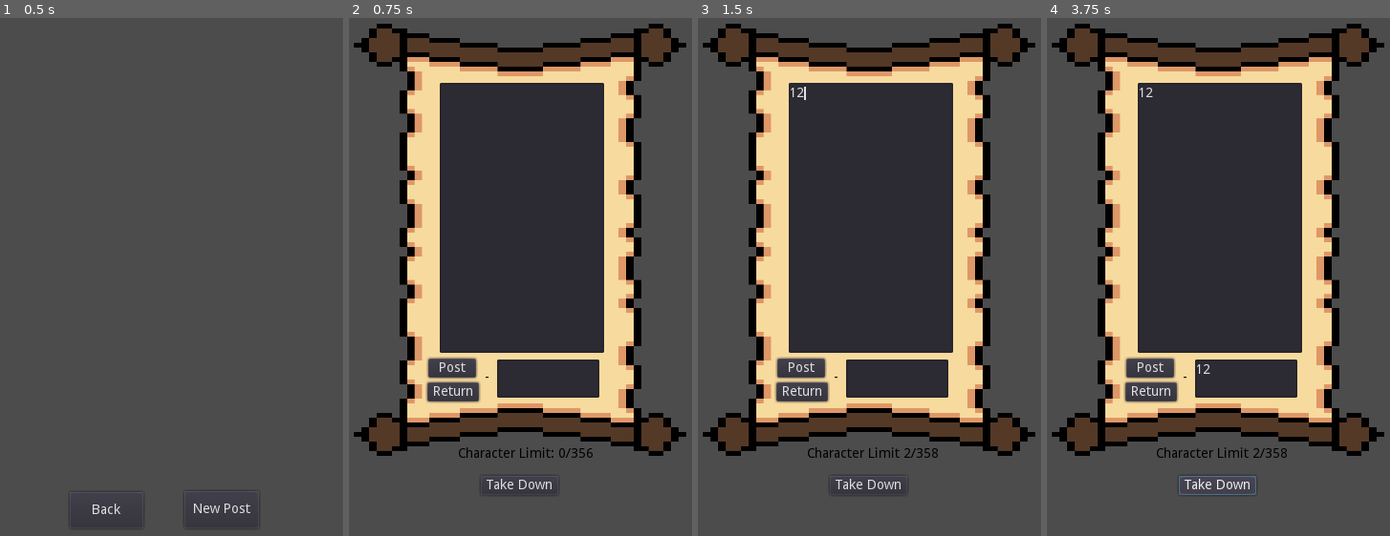
Above: before the commit, frames 1-4 (left to right).
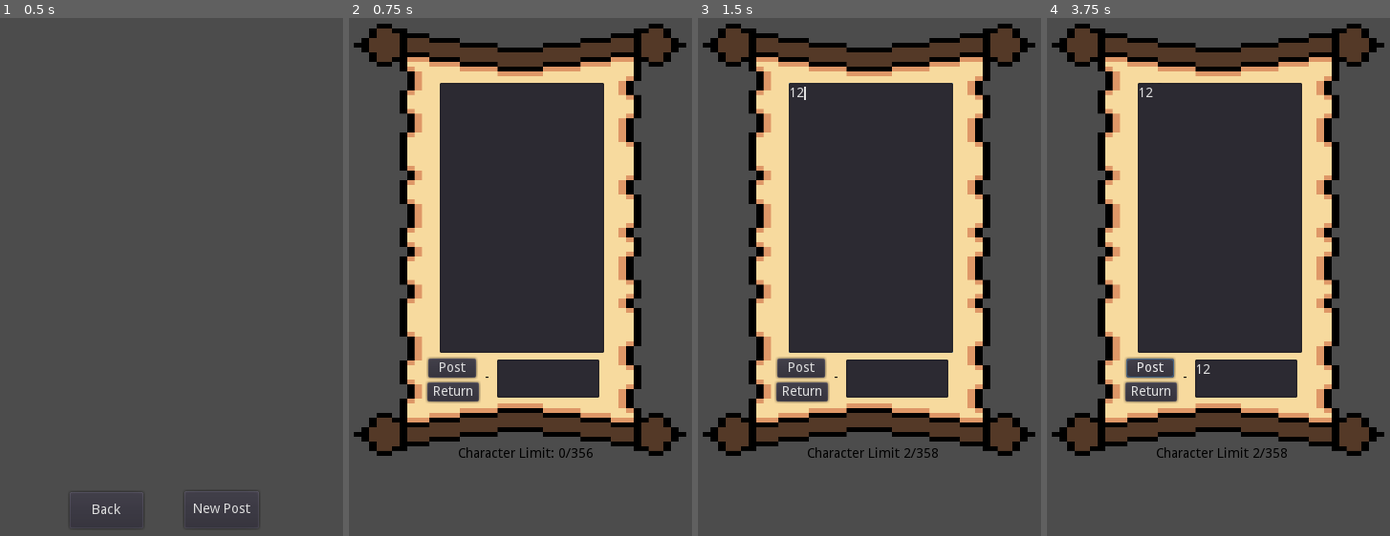
Above: after the commit, the same moments.

Repository: Bronsky91/Tavern-Talk
Game: Godot game, scene res://Scenes/Board.tscn
Two runs of this game, one before a commit and one after it. Both use one fixed random seed, a clock stepped at 60 frames per second and the inputs below. This scene is started directly instead of the project's main scene.
Inputs (mouse positions are in pixels of both pictures, inside the frame that each line leads up to):
- Up to frame 1 (0.5 s): no input
- Up to frame 2 (0.75 s): click "New Post" at 0.5 s
- Up to frame 3 (1.5 s): click (869, 220) at 1.27 s; type "12" at 1.35 s
- Up to frame 4 (3.75 s): click (1245, 380) at 1.5 s; type "12" at 1.58 s; click "Post" at 2 s; click "Edit" at 2.75 s; click (1218, 484) at 3.5 s, where only the run before the commit has a clickable "Take Down"

Frame 1 is identical in both runs. In frame 2, 0.1% of the frame differs, in the area x 40-60%, y 88-91%; in frame 3, 0.1%; in frame 4, 0.3%, in the area x 23-62%, y 65-93%.
Error before the commit: Invalid get index 'data' (on base: 'Nil'). (res://Scripts/Board.gd:31)
Error after the commit: Invalid get index 'data' (on base: 'Nil'). (res://Scripts/Board.gd:39)

Commit message:
Able to delete posts. UI improvements

Diff:
--- a/Tavern-Client/Scenes/Post.tscn
+++ b/Tavern-Client/Scenes/Post.tscn
@@ -80,8 +80,11 @@
 text = "Character Limit: 0/356"
 
 [node name="PostSave" type="HTTPRequest" parent="."]
+
+[node name="PostRemove" type="HTTPRequest" parent="."]
 [connection signal="text_changed" from="BodyEdit" to="." method="_on_TextEdit_text_changed"]
 [connection signal="button_up" from="NewEdit" to="." method="_on_NewEdit_button_up"]
 [connection signal="button_up" from="Return" to="." method="_on_Return_button_up"]
 [connection signal="button_up" from="Remove" to="." method="_on_Remove_button_up"]
 [connection signal="request_completed" from="PostSave" to="." method="_on_PostSave_request_completed"]
+[connection signal="request_completed" from="PostRemove" to="." method="_on_PostRemove_request_completed"]
--- a/Tavern-Client/Scripts/Board.gd
+++ b/Tavern-Client/Scripts/Board.gd
@@ -1,11 +1,12 @@
 extends Node2D
 
 export(PackedScene) var post_scene
+
 onready var post_buttons = [
  $Board/TextureButton1, $Board/TextureButton2, $Board/TextureButton3, $Board/TextureButton4,
  $Board/TextureButton5, $Board/TextureButton6, $Board/TextureButton7, $Board/TextureButton8
 ]
-var post_dict = {1: null, 2: null, 3: null, 4: null, 5: null, 6: null, 7: null, 8: null}
+var post_dict = {0: null, 1: null, 2: null, 3: null, 4: null, 5: null, 6: null, 7: null}
 
 func _ready():
 	## TEMP FOR DEBUG
@@ -24,7 +25,14 @@
 		if post_dict[key] != null: ## if the post isn't null, populate it on the board
 			post_buttons[key].disabled = false
 			post_buttons[key].visible = true
+		elif post_dict[key] == null:
+			post_buttons[key].disabled = true
+			post_buttons[key].visible = false
 
+func takedown_post(id):
+	for key in post_dict:
+		if post_dict[key] != null and post_dict[key]['_id'] == id:
+			post_dict[key] = null
 
 func _on_BoardRequest_request_completed(result, response_code, headers, body):
 	var json = JSON.parse(body.get_string_from_utf8())
--- a/Tavern-Client/Scripts/CharacterSelect.gd
+++ b/Tavern-Client/Scripts/CharacterSelect.gd
@@ -42,7 +42,7 @@
 	var headers = ["Content-Type: application/json"]
 	var data = {"_id": selected_character_id}
 	var query = JSON.print(data)
-	$HTTPRequest.request(global.api_url + 'users/' + global.user_id + '/character_remove', headers, false, HTTPClient.METHOD_PATCH, query)
+	global.make_patch_request($HTTPRequest, 'users/' + global.user_id + '/character_remove', query, false)
 
 func _on_JoinButton_button_up():
 	global.player_data.character.id = selected_character_id
--- a/Tavern-Client/Scripts/Post.gd
+++ b/Tavern-Client/Scripts/Post.gd
@@ -7,11 +7,12 @@
 var post_limit = 359
 var post_id = '0'
 
-func _ready():
+func _enter_tree():
 	## May need to change to _enter_tree
 	if not new_post:
-		$Limit.text = "Character Limit " + str($BodyEdit.text.length()) + "/358"
 		$NewEdit.text = "Edit"
+	else:
+		$Remove.hide()
 
 func _input(event):
 	if Input.is_action_just_pressed('backspace') and $BodyEdit.cursor_get_line() > 0:
@@ -31,6 +32,7 @@
 func write_post(body, author):
 	post_body.text = body
 	post_author.text = author
+	$Limit.text = "Character Limit " + str(post_body.text.length()) + "/358"
 
 func _on_TextEdit_text_changed():
 	$Limit.text = "Character Limit " + str($BodyEdit.text.length()) + "/358"
@@ -77,4 +79,11 @@
 	## Display error if post did not save for some reason
 
 func _on_Remove_button_up():
-	$PostSave.request()
+	var data = {'_id': post_id}
+	global.make_delete_request($PostRemove, 'tavern/' + global.player_data.tavern.id + '/board', data, false)
+	## TODO: Confirmation Check
+
+func _on_PostRemove_request_completed(result, response_code, headers, body):
+	get_parent().takedown_post(post_id)
+	get_parent().find_node("Board").show()
+	call_deferred("free")
--- a/Tavern-Client/Scripts/global.gd
+++ b/Tavern-Client/Scripts/global.gd
@@ -31,3 +31,8 @@
 	var query = JSON.print(data)
 	var headers = ["Content-Type: application/json"]
 	request.request(api_url + url, headers, use_ssl, HTTPClient.METHOD_PATCH, query)
+
+func make_delete_request(request, url, data, use_ssl):
+	var query = JSON.print(data)
+	var headers = ["Content-Type: application/json"]
+	request.request(api_url + url, headers, use_ssl, HTTPClient.METHOD_DELETE, query)
Not shown, changed: Tavern-API/src/controllers/tavernController.js
Not shown, changed: Tavern-API/src/controllers/userController.js
Not shown, changed: Tavern-API/src/routes/tavernRoutes.js
